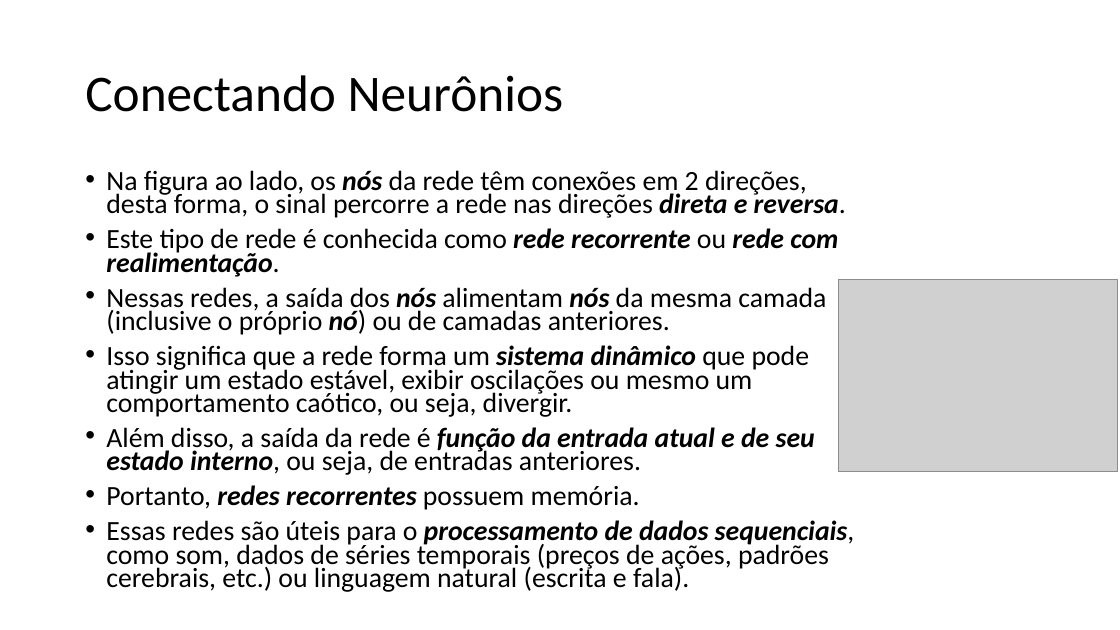
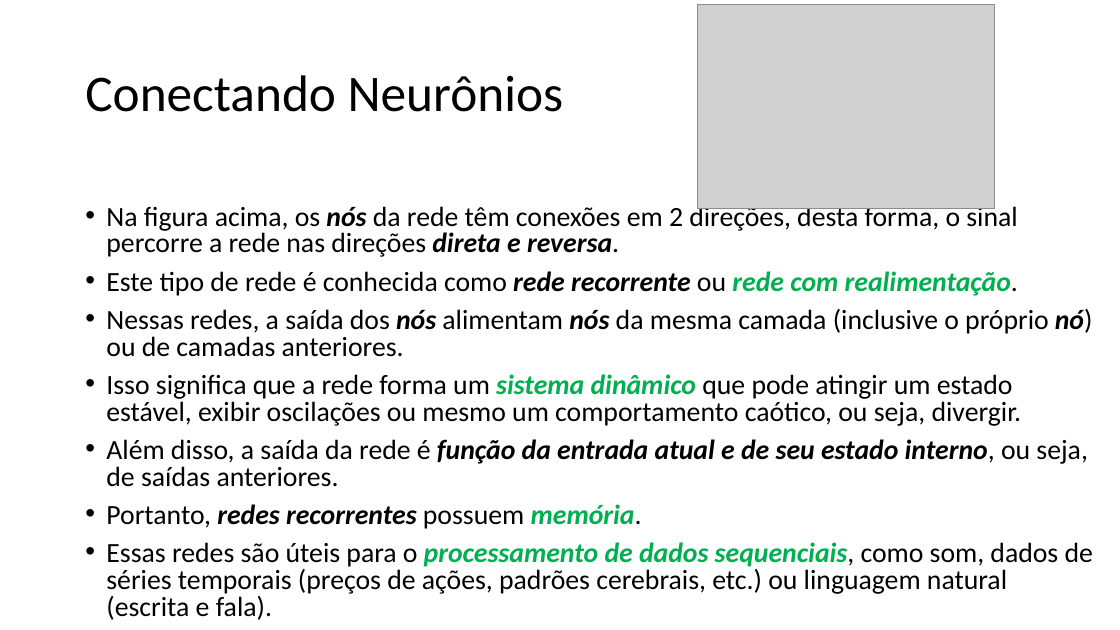
Before and after one commit to zz4fap/t320_aprendizado_de_maquina, a slide deck: slide 18 of slides/T320_Redes_Neurais_Artificiais (Parte II).pptx. Drawn at 1120x630 pixels with LibreOffice and Linux fonts; fonts in the diff are those of the drawing; grey boxes stand for pictures. Boxes give left, top, right and bottom in pixels: in the first picture for what was removed or moved away, otherwise in the second. Text is boxed around its words. In the diff, an @@ line names an element or a change of style, - is before the commit and + after.

```diff
--- a/slides/T320_Redes_Neurais_Artificiais (Parte II).pptx
+++ b/slides/T320_Redes_Neurais_Artificiais (Parte II).pptx
@@ picture added at box(697, 4, 995, 208) @@
@@ text "Na figura acima, os nós ...": place and size @@
-text "Na figura acima, os nós ..." at box(106, 170, 855, 592)
+text "Na figura acima, os nós ..." at box(106, 203, 1093, 620)
@@ text at box(106, 203, 1017, 257): text changed @@
-• Na figura ao lado, os nós da rede têm conexões em 2 direções, desta forma, o sinal percorre a rede nas direções direta e reversa.
+• Na figura acima, os nós da rede têm conexões em 2 direções, desta forma, o sinal percorre a rede nas direções direta e reversa.
@@ text at box(106, 271, 1093, 620): text colour #000000 to #00B050 in "rede com realimentação.", "sistema dinâmico", "memória.", "processamento de dados sequenciais,"; bold on, italic on in "memória."; line spacing 0.7 to 0.8 @@
@@ picture removed at box(839, 280, 1117, 472) @@
@@ text at box(106, 439, 1088, 487): text changed @@
-• Além disso, a saída da rede é função da entrada atual e de seu estado interno, ou seja, de entradas anteriores.
+• Além disso, a saída da rede é função da entrada atual e de seu estado interno, ou seja, de saídas anteriores.
```
Also in this commit, not shown: 4 other slides changed, 7 other files.
